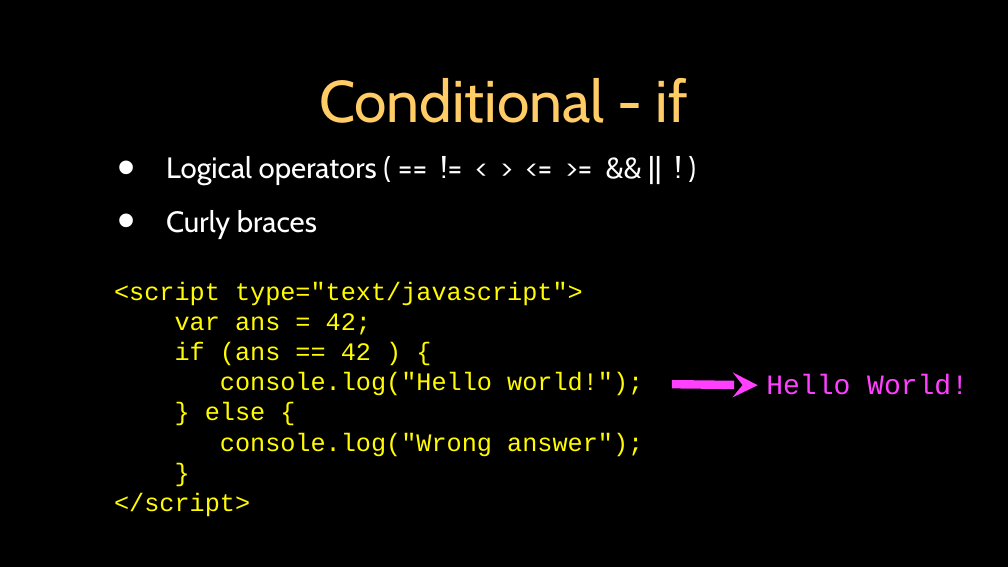
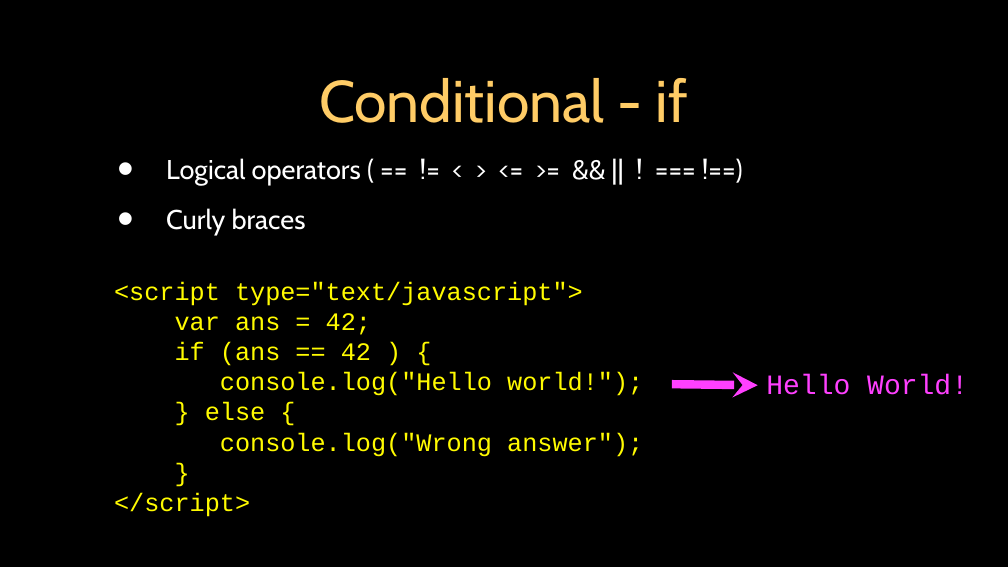
Before and after one commit to csev/dj4e, a slide deck: slide 45 of lectures/JS-01-JavaScript.ppt. Drawn at 1008x567 pixels with LibreOffice and Linux fonts; fonts in the diff are those of the drawing. Boxes give left, top, right and bottom in pixels: in the first picture for what was removed or moved away, otherwise in the second. Text is boxed around its words. In the diff, an @@ line names an element or a change of style, - is before the commit and + after.

```diff
--- a/lectures/JS-01-JavaScript.ppt
+++ b/lectures/JS-01-JavaScript.ppt
@@ text at bbox=[166, 158, 361, 185]: text changed; size 21 to 19.4 pt @@
-• Logical operators ( == != < > <= >= && || ! )
+• Logical operators ( == != < > <= >= && || ! === !==)
@@ text at bbox=[166, 208, 306, 236]: size 21 to 19.4 pt in "Curly braces" @@
```
Also in this commit, not shown: 3 other slides changed, 1 slide removed, 1 other file.
